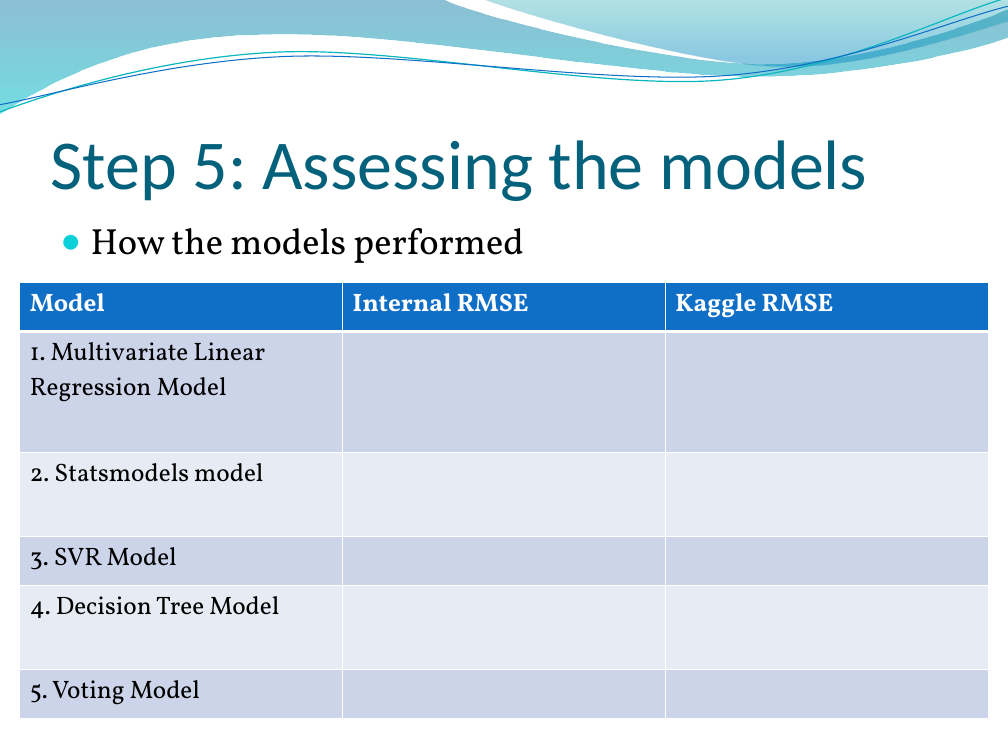
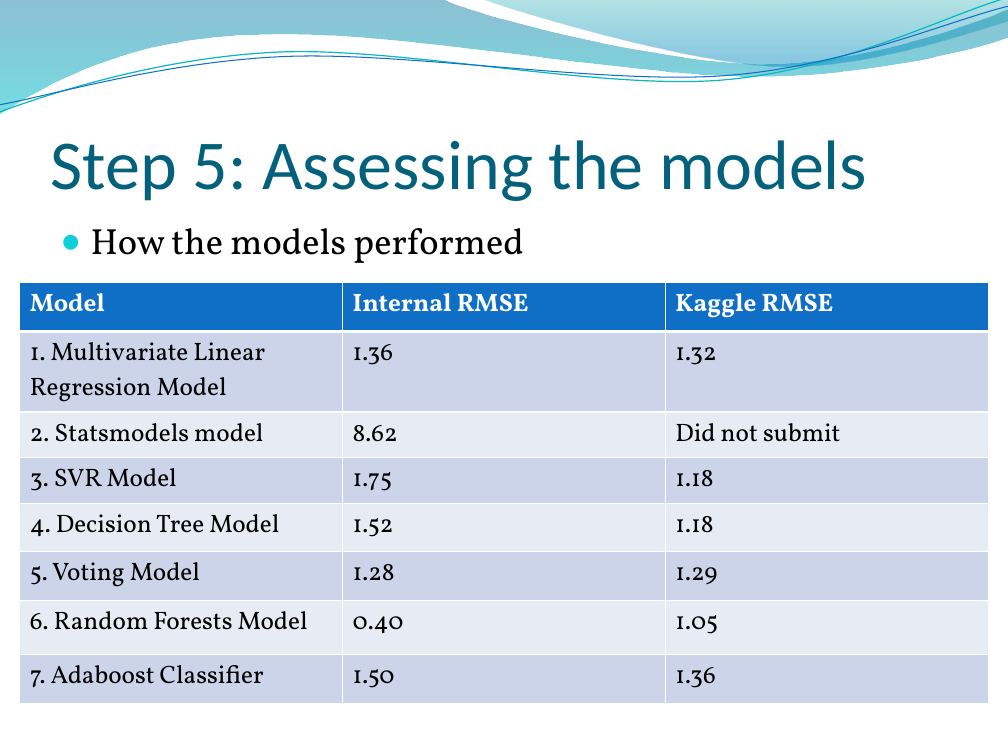
Before and after one commit to lkrump7/regression-apples-predict-api-template, a slide deck: slide 29 of What will the apples cost.pptx (slide 27 before the commit). Drawn at 1008x756 pixels with LibreOffice and Linux fonts; fonts in the diff are those of the drawing; background and template pictures are left out. Boxes give left, top, right and bottom in pixels: in the first picture for what was removed or moved away, otherwise in the second. Text is boxed around its words. In the diff, an @@ line names an element or a change of style, - is before the commit and + after.

```diff
--- a/What will the apples cost.pptx
+++ b/What will the apples cost.pptx
@@ table at (20,283,988,692) @@
-row 2: 1. Multivariate Linear Regression Model |  | 
-row 3: 2. Statsmodels model |  | 
-row 4: 3. SVR Model |  | 
-row 5: 4. Decision Tree Model |  | 
-row 6: 5. Voting Model |  | 
+row 2: 1. Multivariate Linear Regression Model | 1.36 | 1.32
+row 3: 2. Statsmodels model | 8.62 | Did not submit
+row 4: 3. SVR Model | 1.75 | 1.18
+row 5: 4. Decision Tree Model | 1.52 | 1.18
+row 6: 5. Voting Model | 1.28 | 1.29
+row 7: 6. Random Forests Model | 0.40 | 1.05
+row 8: 7. Adaboost Classifier | 1.50 | 1.36
```
Also in this commit, not shown: 7 other slides changed, 2 slides added.
